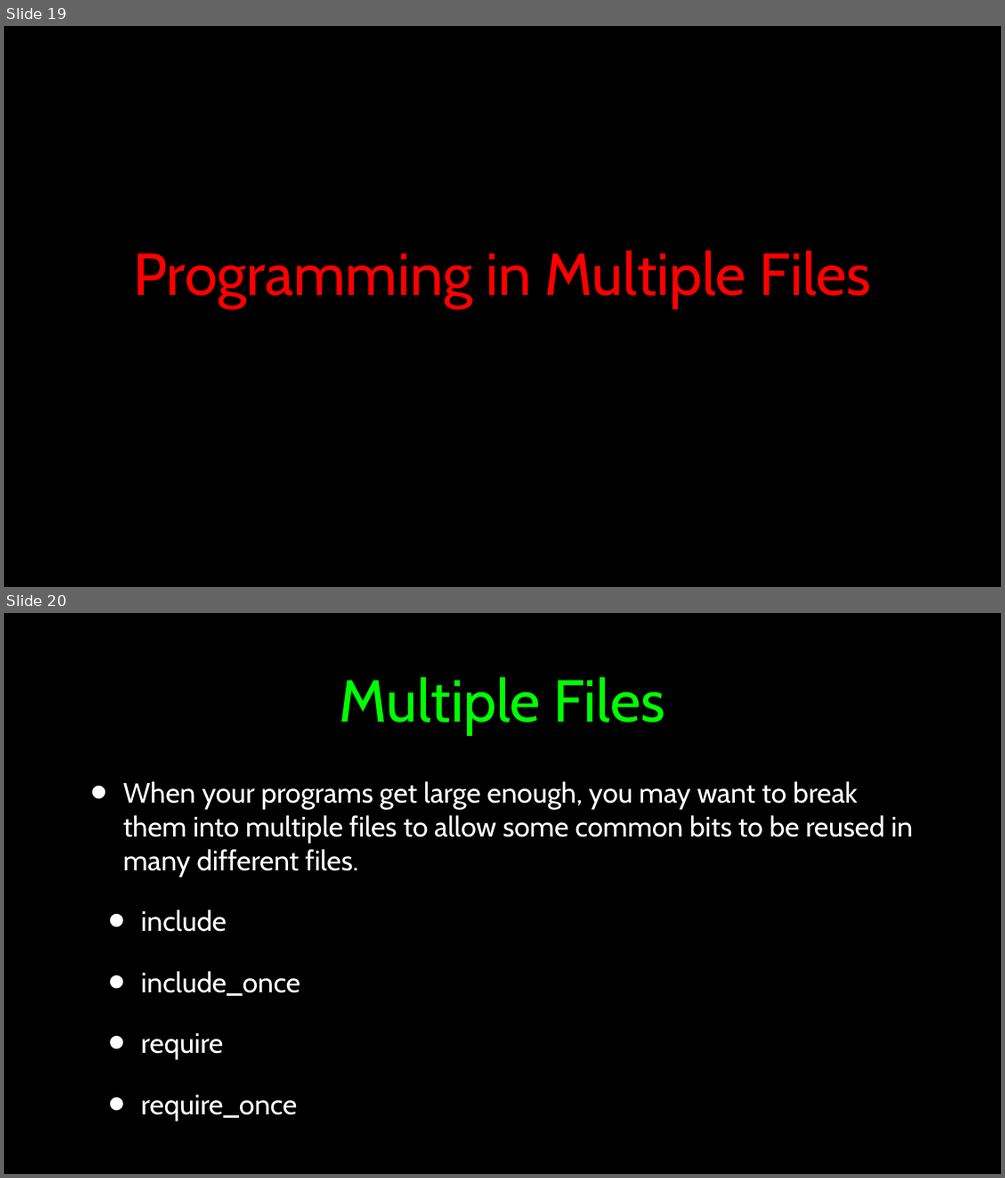
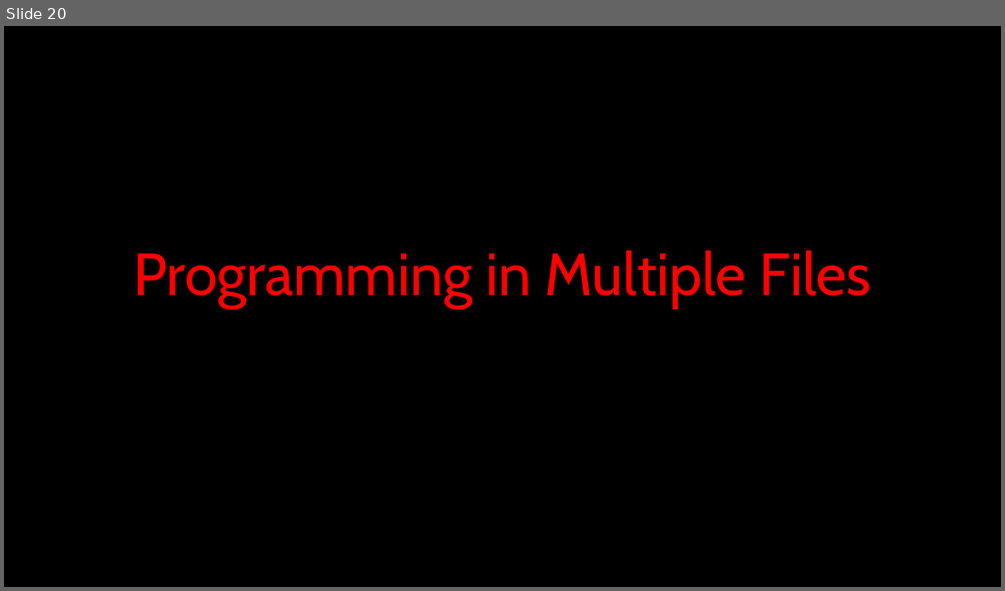
Before and after one commit to csev/wa4e, a slide deck: lectures/PHP-05-Functions.ppt. Shown one above the other, each under a label of ours: slides 19 and 20 before the commit, slide 20 after it. The pictures are 1005x1178 and 1005x591 pixels, drawn with LibreOffice and Linux fonts; fonts in the diff are those of the drawing. Boxes give left, top, right and bottom in pixels: in the first picture for what was removed or moved away, otherwise in the second. Text is boxed around its words. In the diff, an @@ line names an element or a change of style, - is before the commit and + after.

```diff
--- a/lectures/PHP-05-Functions.ppt
+++ b/lectures/PHP-05-Functions.ppt
@@ slide 20 removed at [4, 613, 1001, 1174], background #000000 @@
@@ title removed at [339, 677, 664, 735] @@
-Multiple Files
@@ text removed at [123, 781, 913, 1120] @@
-• When your programs get large enough, you may want to break them into multiple files to allow some common bits to be reused in many different files.
-  • include
-  • include_once
-  • require
-  • require_once
@@ what was slide 19 is now slide 20 @@
```
Also in this commit, not shown: 2 slides changed, 2 slides added, 1 other file.
